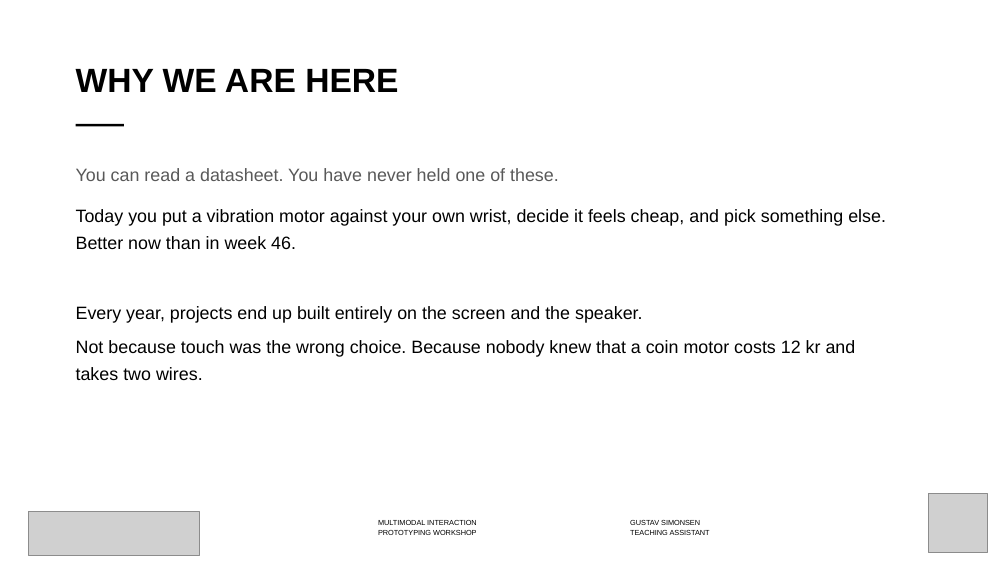
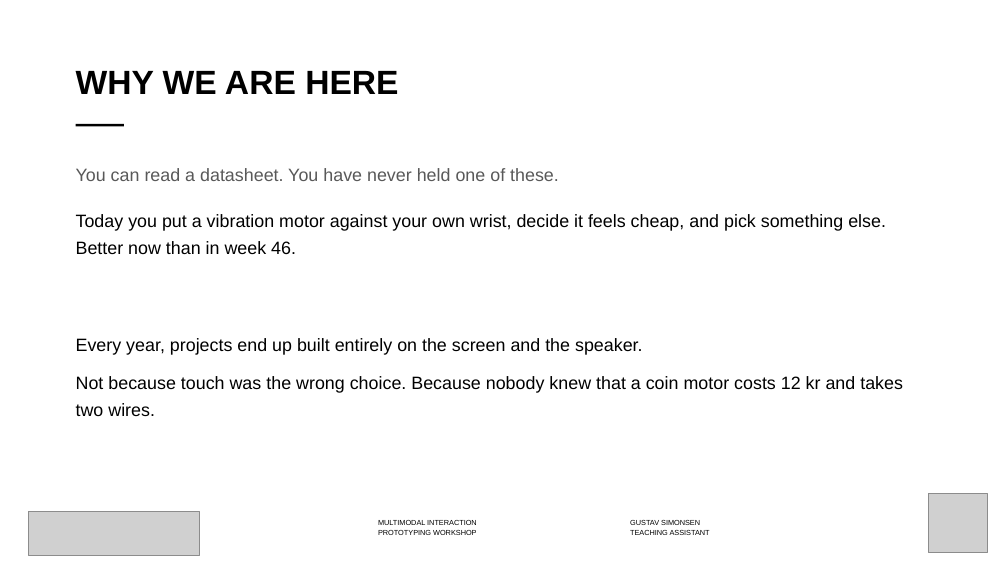
Before and after one commit to labtools-au/multimodal-actuator-workshop, a slide deck: slide 2 of docs/multimodal-actuator-workshop.pptx. Drawn at 1008x567 pixels with LibreOffice and Linux fonts; fonts in the diff are those of the drawing; grey boxes stand for pictures; background and template pictures are left out. Boxes give left, top, right and bottom in pixels: in the first picture for what was removed or moved away, otherwise in the second. Text is boxed around its words. In the diff, an @@ line names an element or a change of style, - is before the commit and + after.

```diff
--- a/docs/multimodal-actuator-workshop.pptx
+++ b/docs/multimodal-actuator-workshop.pptx
@@ title "WHY WE ARE HERE" at <box>76,71,398,94</box>: line spacing 0.98 to 1 @@
@@ text "You can read a datasheet. ...": place and size @@
-text "You can read a datasheet. ..." at <box>76,209,886,380</box>
+text "You can read a datasheet. ..." at <box>76,168,903,416</box>
@@ text at <box>76,214,903,416</box>: line spacing 1.25 to 1.28; more space between paragraphs @@
```
Also in this commit, not shown: 18 other slides changed, 6 other files.
